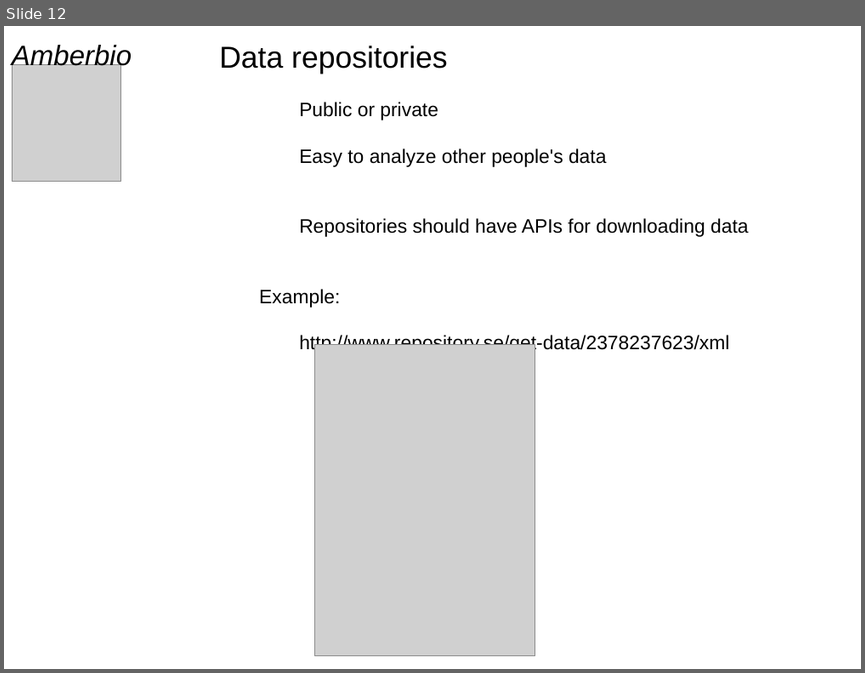
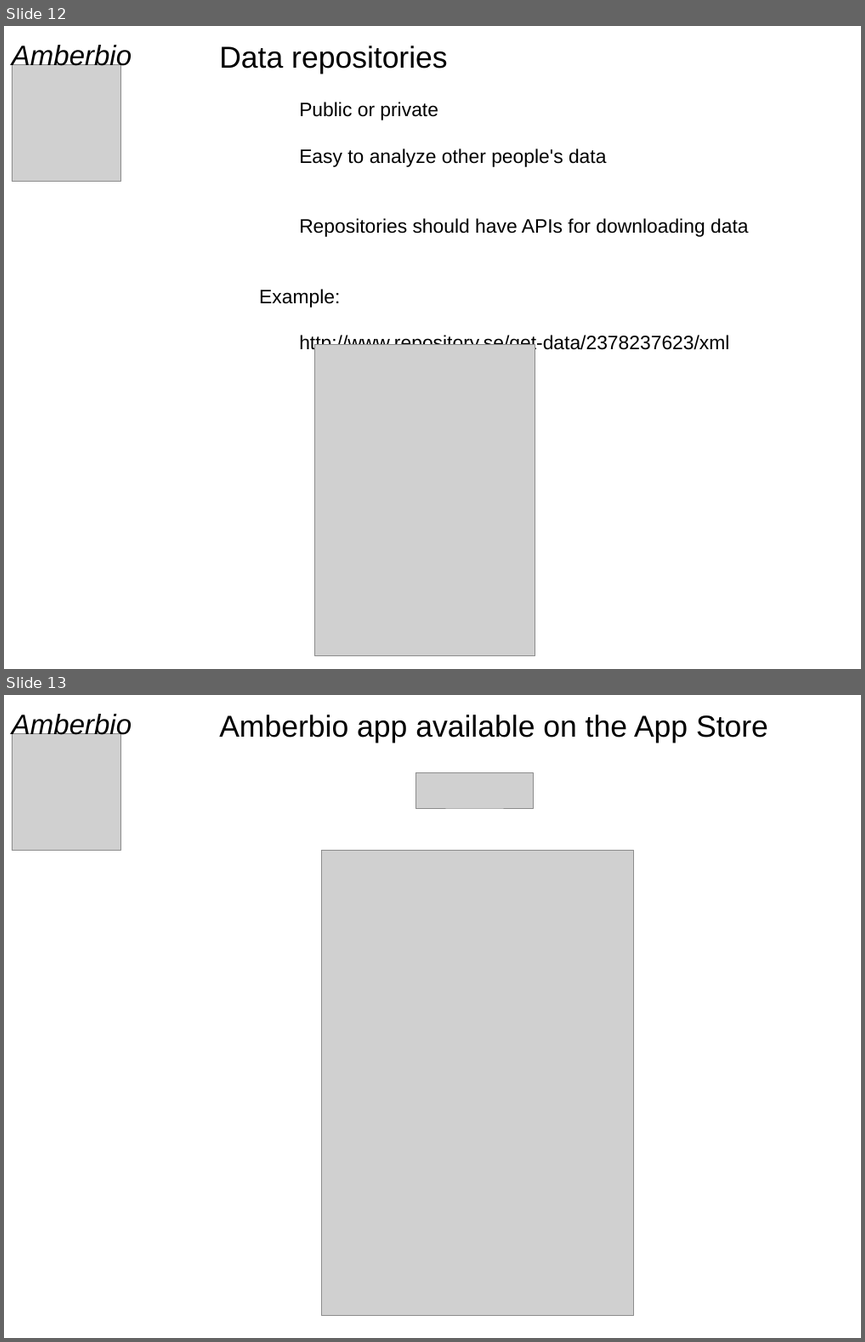
Before and after one commit to morten-krogh/amberbio-www, a slide deck: presentations/BigData.odp. Shown one above the other, each under a label of ours: slide 12 before the commit, slides 12 and 13 after it. The pictures are 865x673 and 865x1342 pixels, drawn with LibreOffice and Linux fonts; fonts in the diff are those of the drawing; grey boxes stand for pictures. Boxes give left, top, right and bottom in pixels: in the first picture for what was removed or moved away, otherwise in the second. Text is boxed around its words. In the diff, an @@ line names an element or a change of style, - is before the commit and + after.

Commit message:
big data presentation

```diff
--- a/presentations/BigData.odp
+++ b/presentations/BigData.odp
@@ slide 13 added at (4, 695, 861, 1338), background #FFFFFF @@
@@ text added at (12, 714, 132, 740), 26 pt, text #000000, italic @@
+Amberbio
@@ text added at (219, 715, 768, 743), 28 pt, text #000000 @@
+Amberbio app available on the App Store
@@ picture added at (12, 734, 120, 851) @@
@@ picture added at (416, 772, 534, 809) @@
@@ picture added at (321, 851, 634, 1315) @@
```
